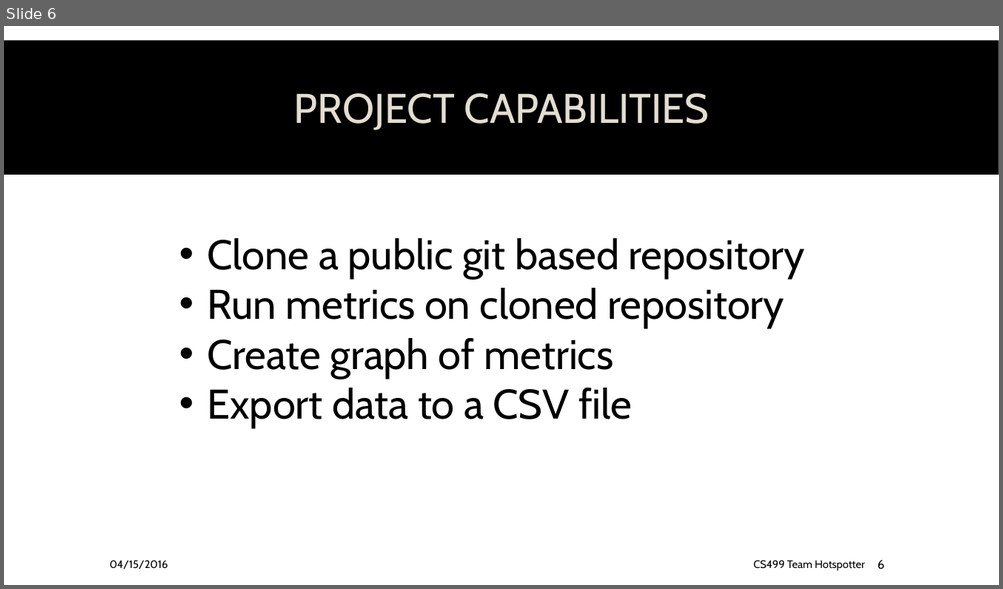
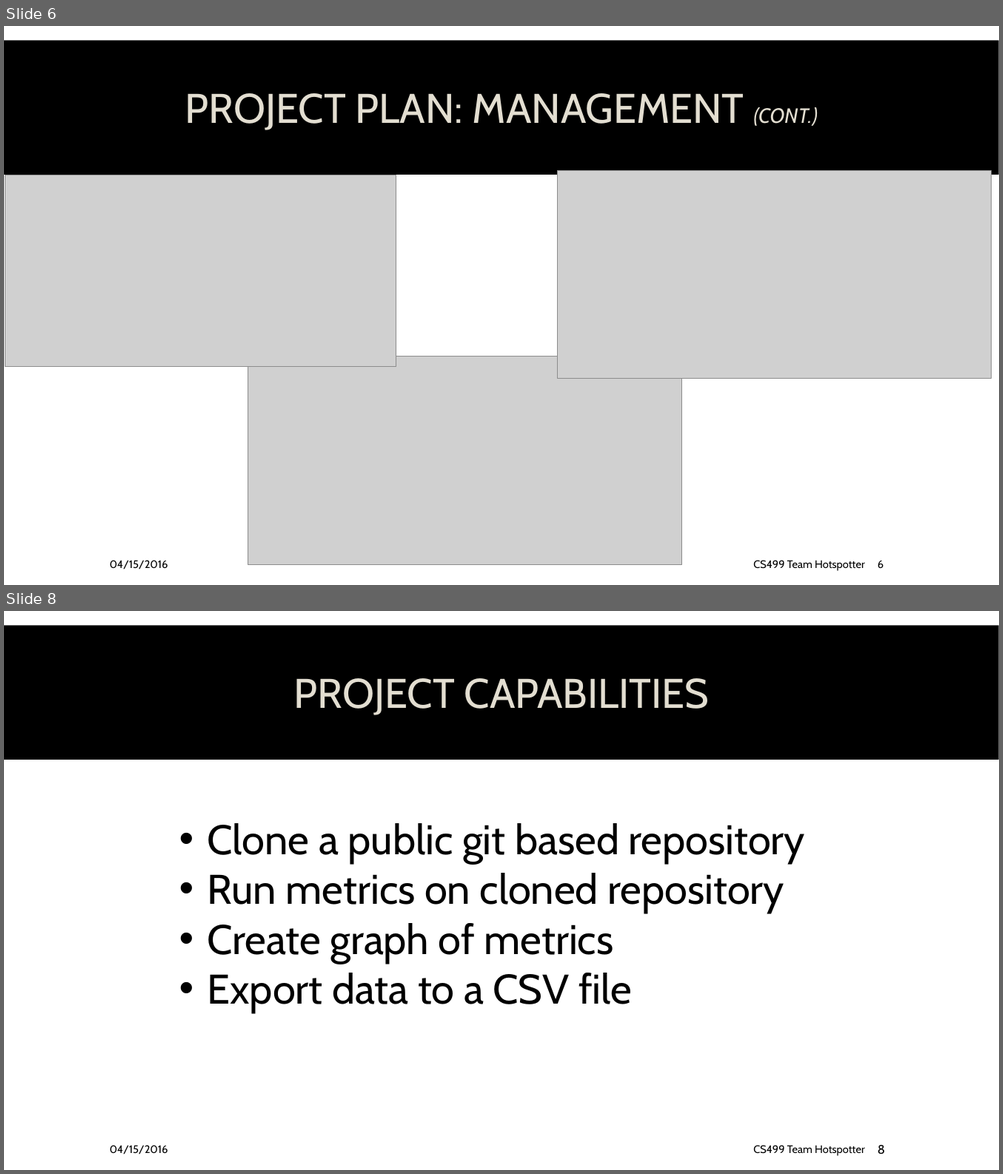
Before and after one commit to spesmit/hotspotter, a slide deck: Documentation/Presentations/CS499 Final Presentation.pptx. Shown one above the other, each under a label of ours: slide 6 before the commit, slides 6 and 8 after it; the slides between them are not shown. The pictures are 1003x589 and 1003x1174 pixels, drawn with LibreOffice and Linux fonts; fonts in the diff are those of the drawing; grey boxes stand for pictures; background and template pictures are left out. Boxes give left, top, right and bottom in pixels: in the first picture for what was removed or moved away, otherwise in the second. Text is boxed around its words. In the diff, an @@ line names an element or a change of style, - is before the commit and + after.

```diff
--- a/Documentation/Presentations/CS499 Final Presentation.pptx
+++ b/Documentation/Presentations/CS499 Final Presentation.pptx
@@ slide 6 added at bbox=[4, 26, 999, 585], background picture (left out); not listed: 1 template element that a slide beside it also shows @@
@@ title added at bbox=[185, 93, 817, 130], 40 pt, text #E3DED1 @@
+PROJECT PLAN: MANAGEMENT (CONT.)
@@ picture added at bbox=[5, 175, 395, 367] @@
@@ picture added at bbox=[557, 171, 990, 379] @@
@@ picture added at bbox=[248, 357, 683, 565] @@
@@ text added at bbox=[110, 560, 168, 570], 10.5 pt, text #000000 @@
+04/15/2016
@@ text added at bbox=[753, 560, 865, 571], 10.5 pt, text #000000 @@
+CS499 Team Hotspotter
@@ page number added at bbox=[877, 561, 883, 568], 10.5 pt, text #000000 @@
+6
@@ what was slide 6 is now slide 8 @@
@@ page number at bbox=[877, 1145, 885, 1155]: text changed @@
-6
+8
```
Also in this commit, not shown: 7 slides changed, 1 other slide added, 1 other file.
